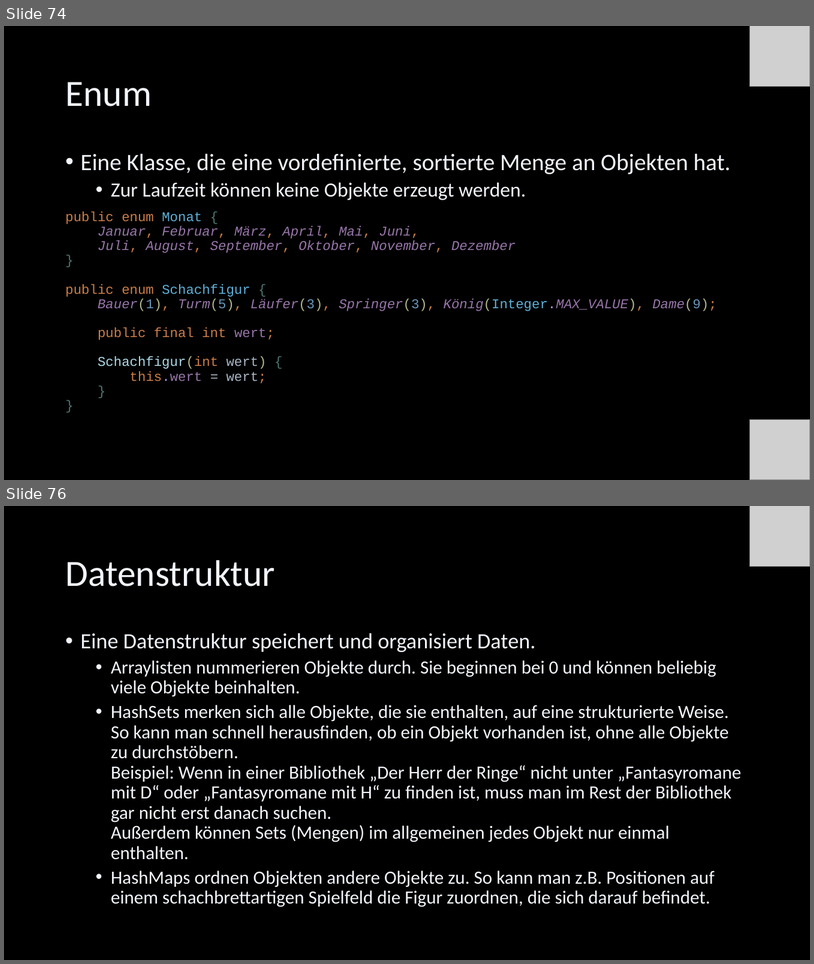
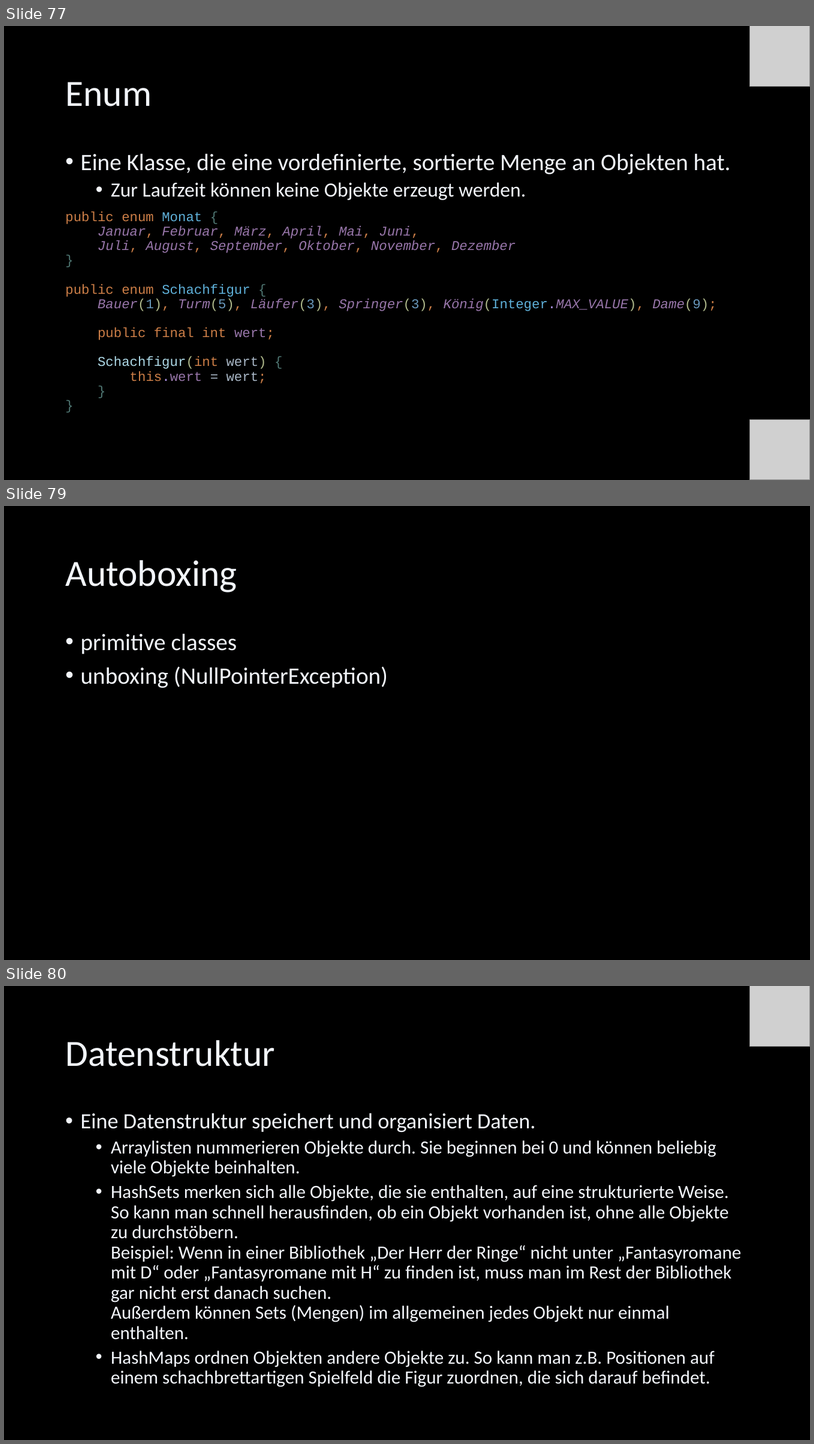
Before and after one commit to Cactusroot/Java, a slide deck: src/Java.pptx. Shown one above the other, each under a label of ours: slides 74 and 76 before the commit, slides 77, 79 and 80 after it; the slides between them are not shown. The pictures are 814x964 and 814x1444 pixels, drawn with LibreOffice and Linux fonts; fonts in the diff are those of the drawing; grey boxes stand for pictures. Boxes give left, top, right and bottom in pixels: in the first picture for what was removed or moved away, otherwise in the second. Text is boxed around its words. In the diff, an @@ line names an element or a change of style, - is before the commit and + after.

```diff
--- a/src/Java.pptx
+++ b/src/Java.pptx
@@ slide 79 added at <box>4,506,810,960</box>, background #000000 @@
@@ title added at <box>65,560,237,592</box>, 44 pt, text #F2F5FA @@
+Autoboxing
@@ text added at <box>81,633,388,688</box>, 28 pt, text #F2F5FA @@
+• primitive classes
+• unboxing (NullPointerException)
@@ what was slide 74 is now slide 77 @@
@@ what was slide 76 is now slide 80 @@
```
Also in this commit, not shown: 5 other slides added.
